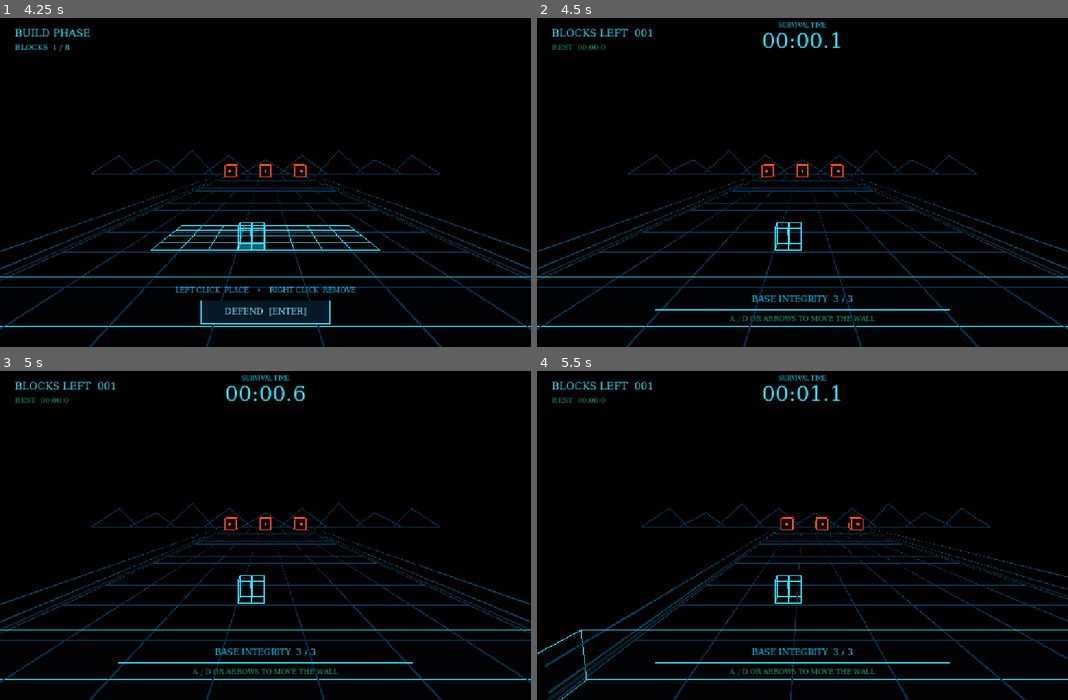
Above: before the commit, frames 1-4 (two rows, left to right).
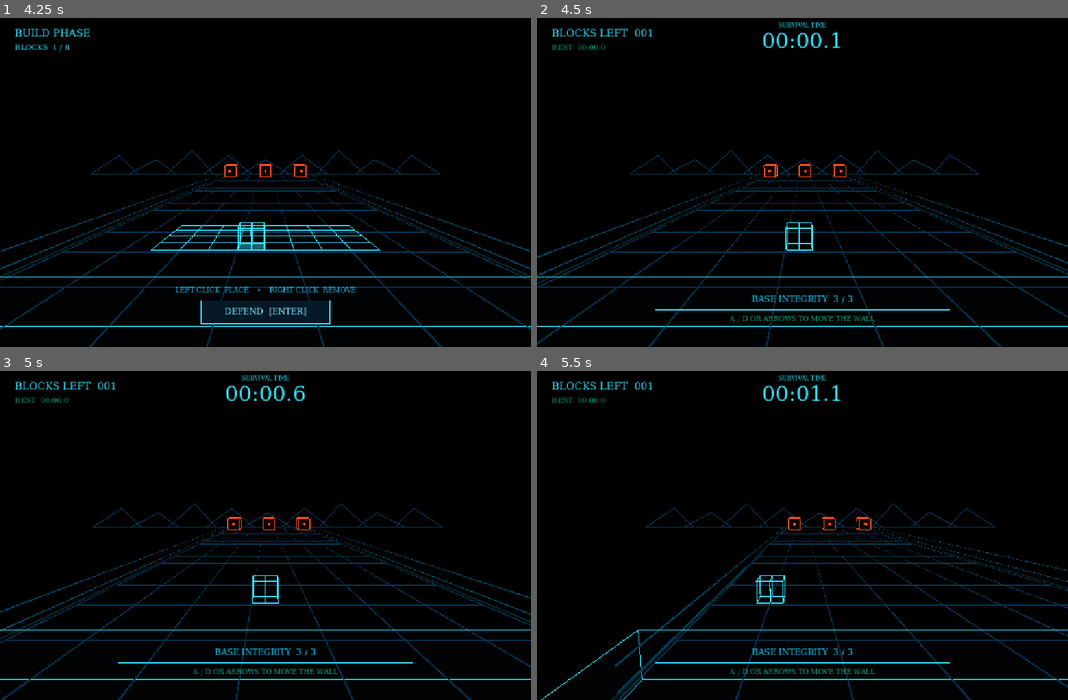
Above: after the commit, the same moments.

Repository: YiquanWei/cmpm170_proj3
Game: Godot game, scene res://prototype2.tscn
Same seed, same stepped clock (60 frames per second), same inputs: the game is played once before the commit and once after it. This scene is started directly instead of the project's main scene.
Inputs (mouse positions are in pixels of both pictures, inside the frame that each line leads up to):
- Up to frame 1 (4.25 s): click "START" at 0.5 s; tap Enter at 1.25, 2.1, 2.75 s; move the mouse to (382, 166) at 1.27 s; hold Right 1.28-2.03 s; tap R at 1.35, 3.6 s; click (382, 166) at 1.42 s; tap Space at 1.52, 2, 2.27, 3.5, 3.77 s; move the mouse to (159, 198) at 2.02 s; hold Left 2.03-2.78 s; click (159, 198) at 2.17 s; move the mouse to (318, 106) at 2.77 s; hold Right from 2.78 s (still down); tap Keypad Enter at 2.85 s; click (318, 106) at 2.92 s; move the mouse to (238, 248) at 3.52 s; click (238, 248) at 3.67 s
- Up to frame 2 (4.5 s): release Right at 4.25 s; click "DEFEND [ENTER]" at 4.25 s
- Up to frame 3 (5 s): no input
- Up to frame 4 (5.5 s): move the mouse to (961, 584) at 5.02 s; hold Left from 5.03 s (still down); tap Enter at 5.1 s; click (961, 584) at 5.17 s; tap Space at 5.27 s

Frame 1 is identical in both runs. In frame 2, 4.2% of the frame differs, in the area x 0-100%, y 40-100%; in frame 3, 4.1%; in frame 4, 4.6%.

Commit message:
A/D is now limited by edge of the blocks in the lane

Diff:
--- a/prototype2.gd
+++ b/prototype2.gd
@@ -7,12 +7,13 @@
 const GRID_FRONT_Z := -0.15
 # Rows near -> far. Nearer blocks are shorter so the player can see the whole defence.
 const ROW_HEIGHTS: Array[float] = [0.8, 1.0, 1.2, 1.4]
-const WALL_LIMIT := 2.8
 const NO_CELL := Vector2i(-1, -1)
 const MAX_BALLS := 3
 # Balls travel flat at this height; every block row is tall enough to cover it.
 const BALL_Y := 0.65
 const BALL_MAX_X := 6.61
+# The lane rails; the outermost block may slide up to here.
+const LANE_EDGE := BALL_MAX_X + 0.09
 
 @export var record_path := "user://prototype2_records.cfg"
 const BASE_HEALTH := 3
@@ -157,6 +158,21 @@
 	hud.update_build(blocks.size(), BLOCK_BUDGET)
 	return true
 
+# Local x of the outermost remaining block faces; ZERO once every block is gone.
+func defence_span() -> Vector2:
+	if blocks.is_empty():
+		return Vector2.ZERO
+	var span := Vector2(INF, -INF)
+	for block in blocks.values():
+		var half: float = block.get_node("CollisionShape3D").shape.size.x / 2
+		span = Vector2(minf(span.x, block.position.x - half), maxf(span.y, block.position.x + half))
+	return span
+
+# World x the camera and enemy fire centre on: the middle of the remaining blocks.
+func defence_center() -> float:
+	var span := defence_span()
+	return wall.position.x + (span.x + span.y) / 2
+
 func remove_block(cell: Vector2i) -> bool:
 	if not blocks.has(cell):
 		return false
@@ -207,8 +223,9 @@
 		return
 	elapsed += delta
 	var direction := float(Input.is_key_pressed(KEY_D) or Input.is_key_pressed(KEY_RIGHT)) - float(Input.is_key_pressed(KEY_A) or Input.is_key_pressed(KEY_LEFT))
-	wall.position.x = clampf(wall.position.x + direction * WALL_SPEED * delta, -WALL_LIMIT, WALL_LIMIT)
-	camera.position.x = wall.position.x
+	var span := defence_span()
+	wall.position.x = clampf(wall.position.x + direction * WALL_SPEED * delta, -LANE_EDGE - span.x, LANE_EDGE - span.y)
+	camera.position.x = lerpf(camera.position.x, defence_center(), 1.0 - exp(-8.0 * delta))
 	fire_left -= delta
 	if fire_left <= 0.0:
 		if projectiles.size() < MAX_BALLS:
@@ -255,7 +272,7 @@
 
 func fire_enemy_ball() -> CharacterBody3D:
 	var emitter := emitters.get_child(randi_range(0, emitters.get_child_count() - 1)) as Node3D
-	var target_x := clampf(wall.position.x + randf_range(-3.4, 3.4), -6.1, 6.1)
+	var target_x := clampf(defence_center() + randf_range(-3.4, 3.4), -6.1, 6.1)
 	var spawn := emitter.global_position + Vector3(0, 0, 1.3)
 	spawn.y = BALL_Y
 	var target := Vector3(target_x, BALL_Y, 0)
--- a/tests/prototype2_flow.gd
+++ b/tests/prototype2_flow.gd
@@ -117,19 +117,6 @@
 	click(MOUSE_BUTTON_LEFT, screen_of(game.cell_center(Vector2i(7, 3))))
 	check(game.blocks.size() == 8, "no building once defending")
 
-	# The player only moves horizontally: every legal ball x must be coverable by some column.
-	var covered := true
-	for xi in 21:
-		var x := lerpf(-game.BALL_MAX_X, game.BALL_MAX_X, xi / 20.0)
-		var reachable := false
-		for col in game.GRID_COLS:
-			var center: float = game.cell_center(Vector2i(col, 0)).x
-			var shift := clampf(x - center, -game.WALL_LIMIT, game.WALL_LIMIT)
-			if absf(x - center - shift) <= 0.46:
-				reachable = true
-		covered = covered and reachable
-	check(covered, "every point on the ball lane is coverable by moving the wall")
-
 	var probe = game.spawn_ball(Vector3(0, 1.5, -10), Vector3(5, 12, 0))
 	check(is_equal_approx(probe.position.y, game.BALL_Y) and is_equal_approx(probe.get_meta("velocity").y, 0.0), "balls spawn flat on the lane")
 	check(is_equal_approx(probe.get_meta("velocity").length(), Vector3(5, 12, 0).length()), "flattening keeps ball speed")
@@ -168,10 +155,23 @@
 	check(game.intercepted == 2, "one ball breaks two blocks through successive side bounces")
 	check(is_instance_valid(ball) and not ball.is_queued_for_deletion(), "ricocheting ball stays alive")
 	check(game.health == 3, "ricochet channel does not falsely damage base")
-	await defend([Vector2i(0, 0)])
+	# Wall limits follow the outermost blocks, so a one-sided build can still cover the far side.
+	await defend([Vector2i(6, 0), Vector2i(7, 2)])
+	var right_side: StaticBody3D = game.blocks[Vector2i(6, 0)]
+	game.wall.position.x = -99
+	await frames(2)
+	check(is_equal_approx(right_side.global_position.x - .46, -game.LANE_EDGE), "a right-side build slides until its leftmost block meets the left rail")
+	await frames(60)
+	check(absf(game.camera.position.x - game.defence_center()) < .05, "camera follows the centre of the defence")
 	game.wall.position.x = 99
 	await frames(2)
-	check(is_equal_approx(game.wall.position.x, game.WALL_LIMIT), "wall movement is clamped to the arena")
+	var far_right: StaticBody3D = game.blocks[Vector2i(7, 2)]
+	check(is_equal_approx(far_right.global_position.x + .46, game.LANE_EDGE), "rightmost block stops at the right rail")
+	far_right.queue_free()
+	game.blocks.erase(Vector2i(7, 2))
+	game.wall.position.x = 99
+	await frames(2)
+	check(is_equal_approx(right_side.global_position.x + .46, game.LANE_EDGE), "losing the outermost block extends the wall's reach")
 	# Long-lived ricochets count toward the cap; emitters must wait for a free slot.
 	await defend([Vector2i(0, 0)])
 	for i in game.MAX_BALLS:
